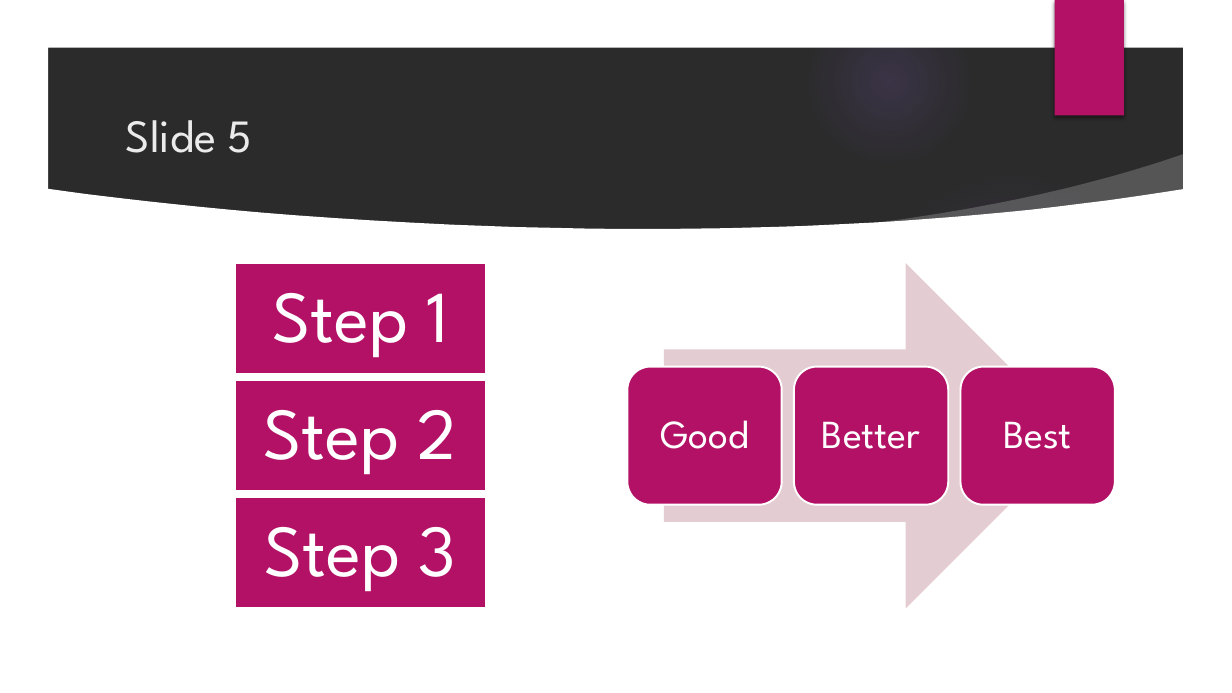
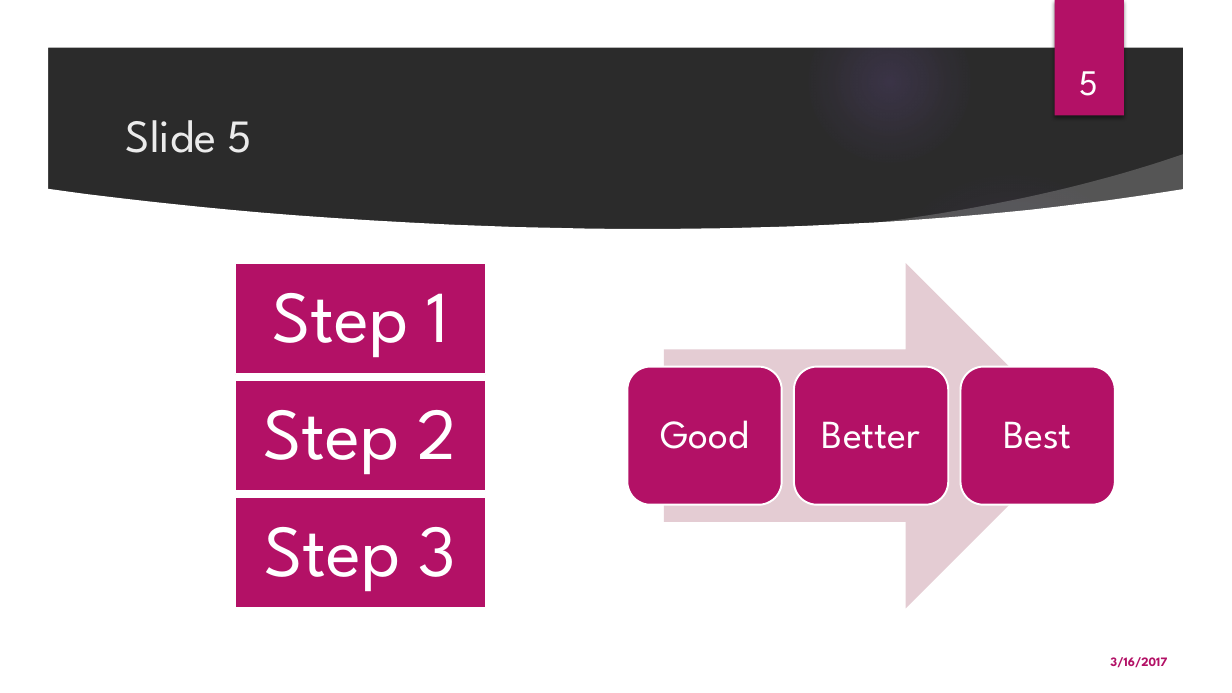
Before and after one commit to bmewing/readOffice, a slide deck: slide 5 of inst/extdata/example.pptx. Drawn at 1232x693 pixels with LibreOffice and Linux fonts; fonts in the diff are those of the drawing; background and template pictures are left out; a plain dark background stands for a picture behind light text. Boxes give left, top, right and bottom in pixels: in the first picture for what was removed or moved away, otherwise in the second. Text is boxed around its words. In the diff, an @@ line names an element or a change of style, - is before the commit and + after.

```diff
--- a/inst/extdata/example.pptx
+++ b/inst/extdata/example.pptx
@@ page number added at (x1=1079, y1=71, x2=1098, y2=96), 28 pt, text #FFFFFF @@
+5
@@ text added at (x1=1110, y1=657, x2=1167, y2=668), 10 pt, text #B31166, bold @@
+3/16/2017
```
Also in this commit, not shown: 4 other slides changed, 10 other files.
